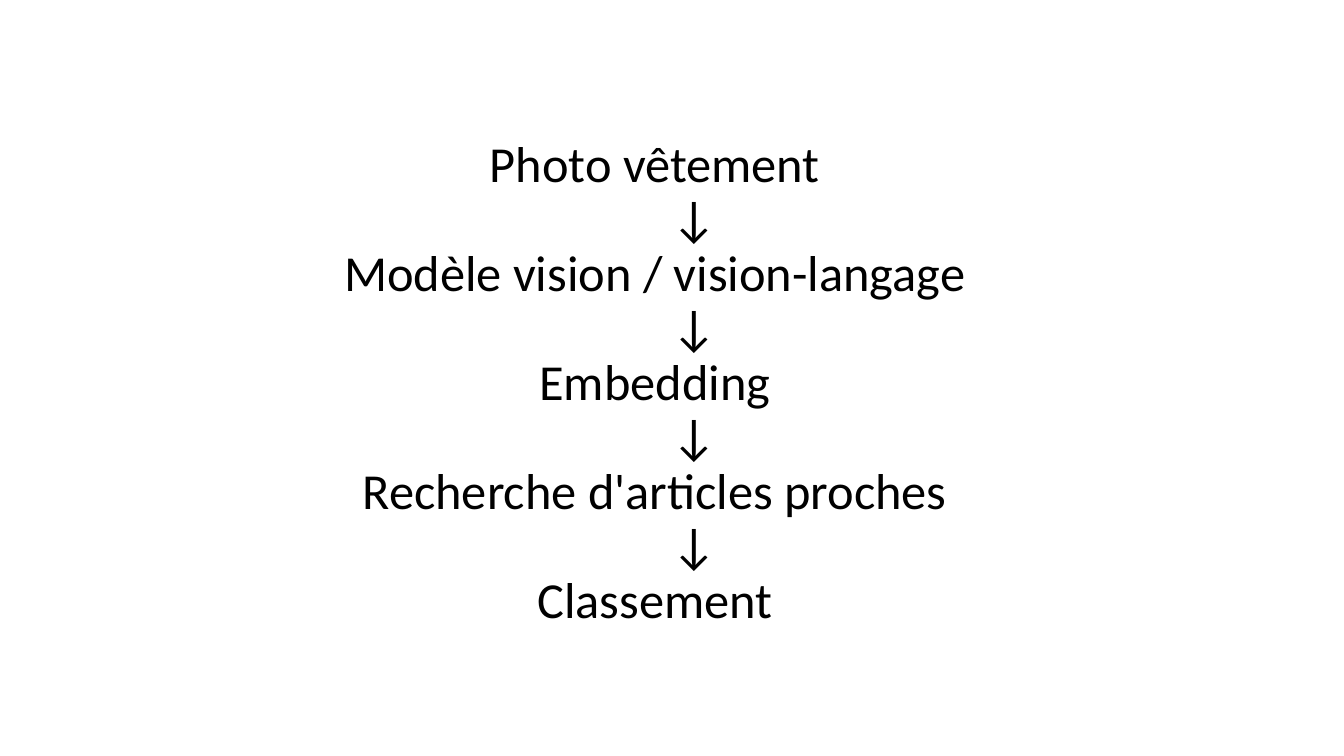
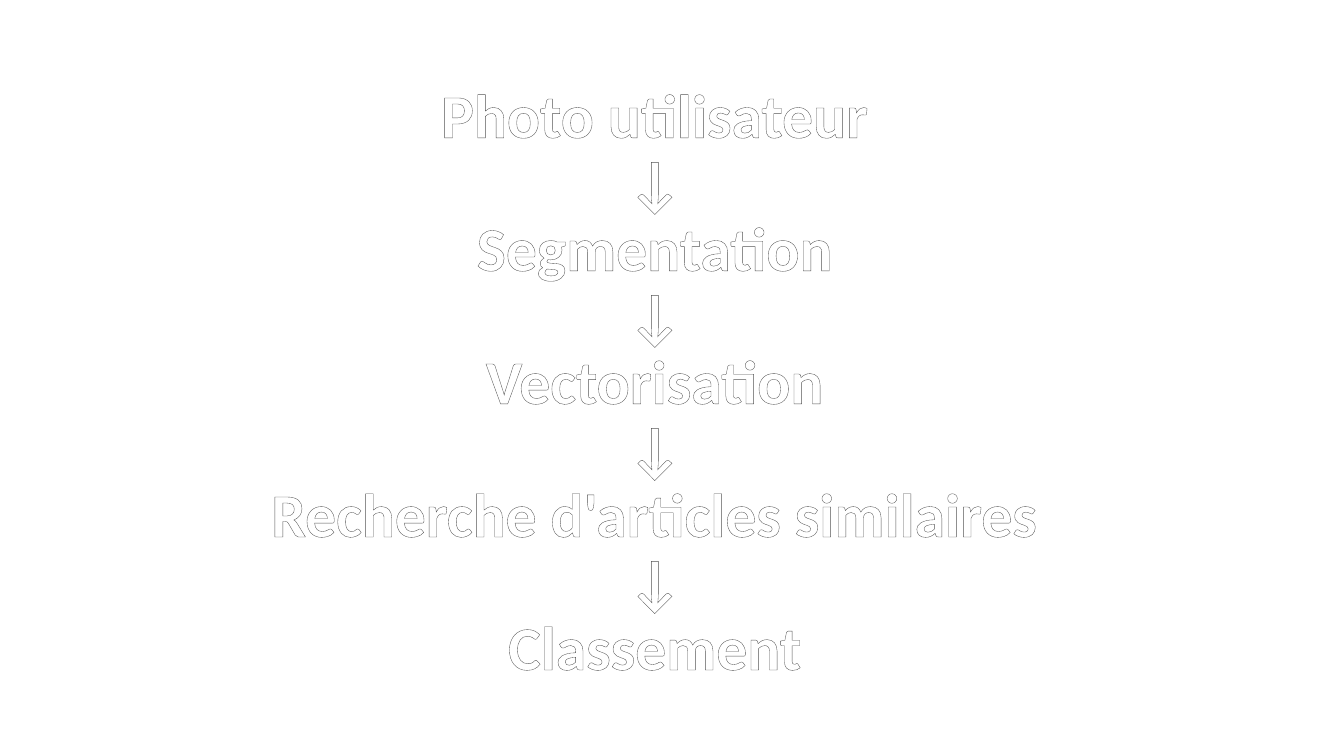
Before and after one commit to Ace4teaM/OCR-FashionInsta, a slide deck: slide 9 of POC.pptx. Drawn at 1344x756 pixels with LibreOffice and Linux fonts; fonts in the diff are those of the drawing. Boxes give left, top, right and bottom in pixels: in the first picture for what was removed or moved away, otherwise in the second. Text is boxed around its words. In the diff, an @@ line names an element or a change of style, - is before the commit and + after.

```diff
--- a/POC.pptx
+++ b/POC.pptx
@@ title at bbox=[271, 94, 1037, 671]: text changed; size 36 to 44 pt; text colour #000000 to #FFFFFF; bold on @@
-Photo vêtement
-↓
-Modèle vision / vision-langage
-↓
-Embedding
-↓
-Recherche d'articles proches
-↓
-Classement
+Photo utilisateur
+↓
+Segmentation
+↓
+Vectorisation
+↓
+Recherche d'articles similaires
+↓
+Classement
```
Also in this commit, not shown: 11 other slides changed, 6 slides added, 6 slides removed.
